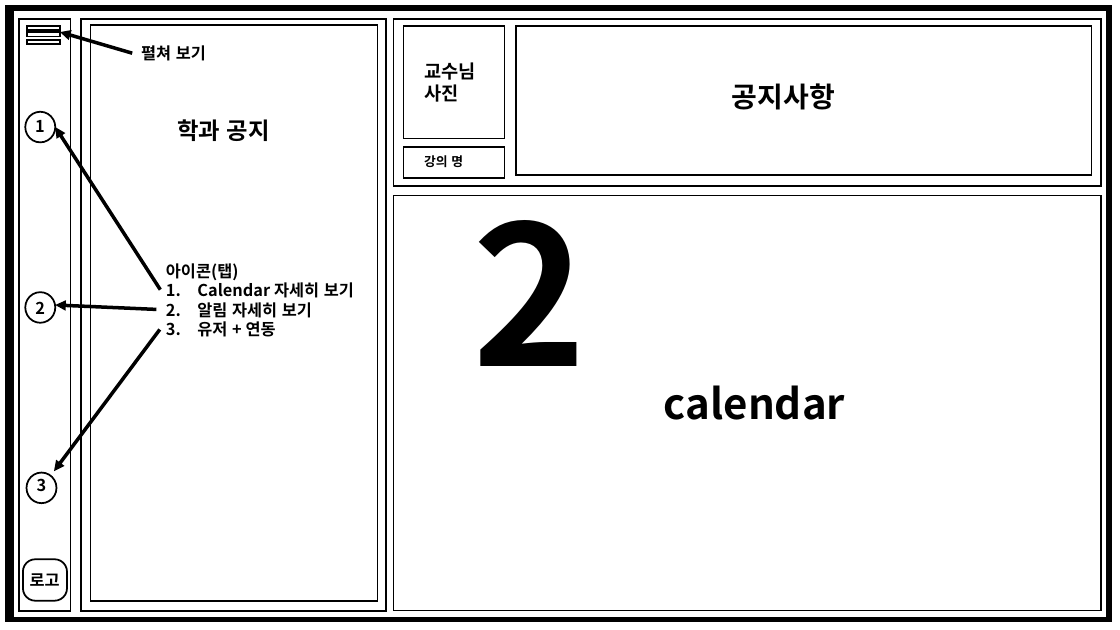
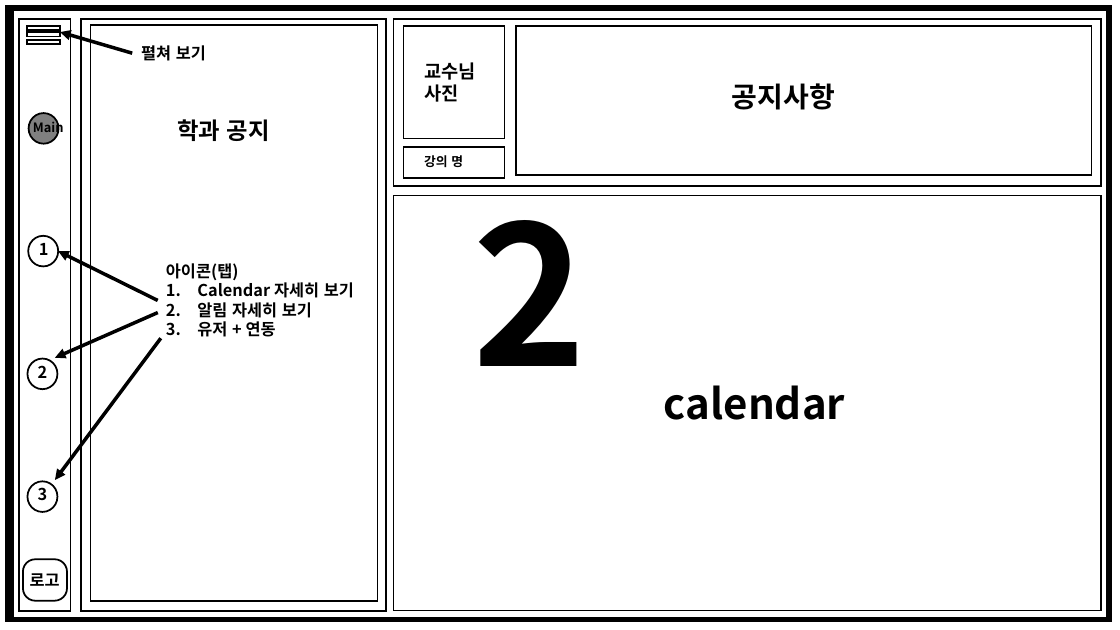
Before and after one commit to CSharp-WPF-team-project/team-project, a slide deck: slide 3 of 계획서, 보고서/구조.pptx. Drawn at 1120x630 pixels with LibreOffice and Linux fonts; fonts in the diff are those of the drawing. Boxes give left, top, right and bottom in pixels: in the first picture for what was removed or moved away, otherwise in the second. Text is boxed around its words. In the diff, an @@ line names an element or a change of style, - is before the commit and + after.

```diff
--- a/계획서, 보고서/구조.pptx
+++ b/계획서, 보고서/구조.pptx
@@ ellipse added at <box>29,113,59,144</box>, fill #808080, outline #000000 1.5 pt @@
@@ text added at <box>33,119,64,137</box>, 11 pt, text #000000, bold @@
+Main
@@ ellipse: place and size @@
-ellipse at <box>25,112,55,142</box>
+ellipse at <box>28,236,58,266</box>
@@ text "1": place and size @@
-text "1" at <box>35,120,45,132</box>
+text "1" at <box>39,243,49,255</box>
@@ arrow moved from (160, 290) - (55, 127) to (158, 301) - (58, 251) @@
@@ arrow moved from (156, 309) - (55, 305) to (158, 313) - (55, 358) @@
@@ ellipse: place and size @@
-ellipse at <box>25,292,55,323</box>
+ellipse at <box>27,359,57,389</box>
@@ text "2": place and size @@
-text "2" at <box>35,301,45,314</box>
+text "2" at <box>38,365,48,378</box>
@@ 1 text, 1 ellipse, 1 arrow: place and size @@
-1 text, 1 ellipse, 1 arrow at <box>26,329,160,503</box>
+1 text, 1 ellipse, 1 arrow at <box>27,339,160,512</box>
```
Also in this commit, not shown: 4 other slides changed, 3 other files.
